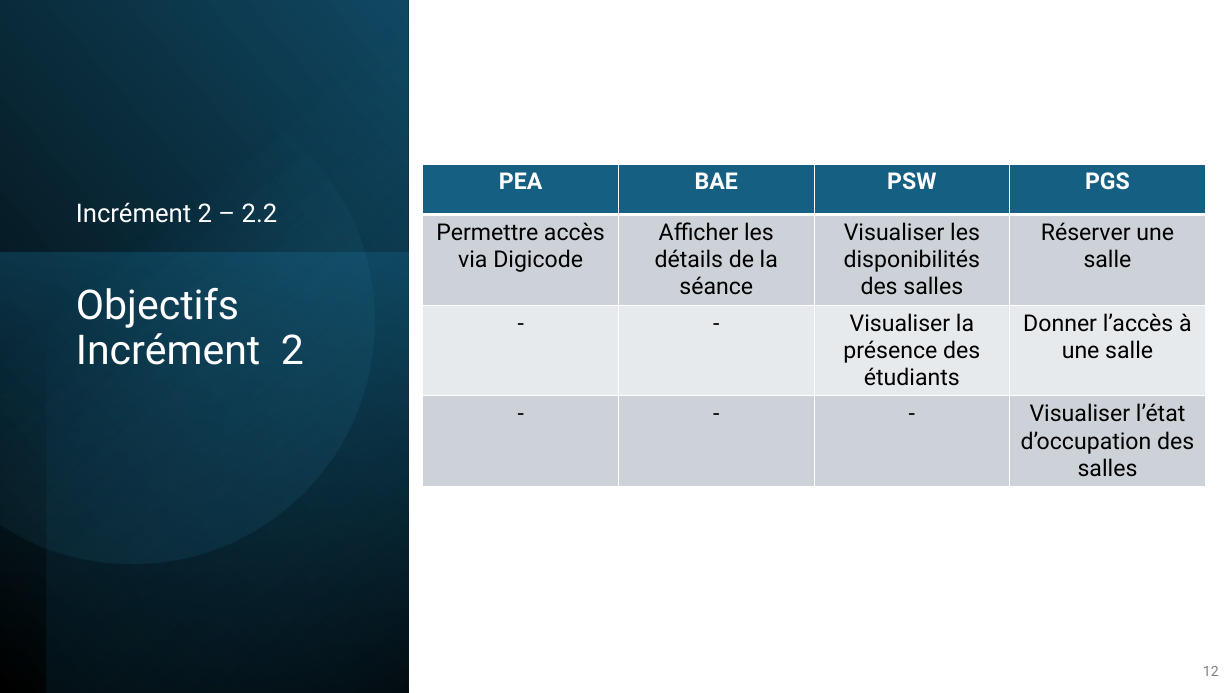
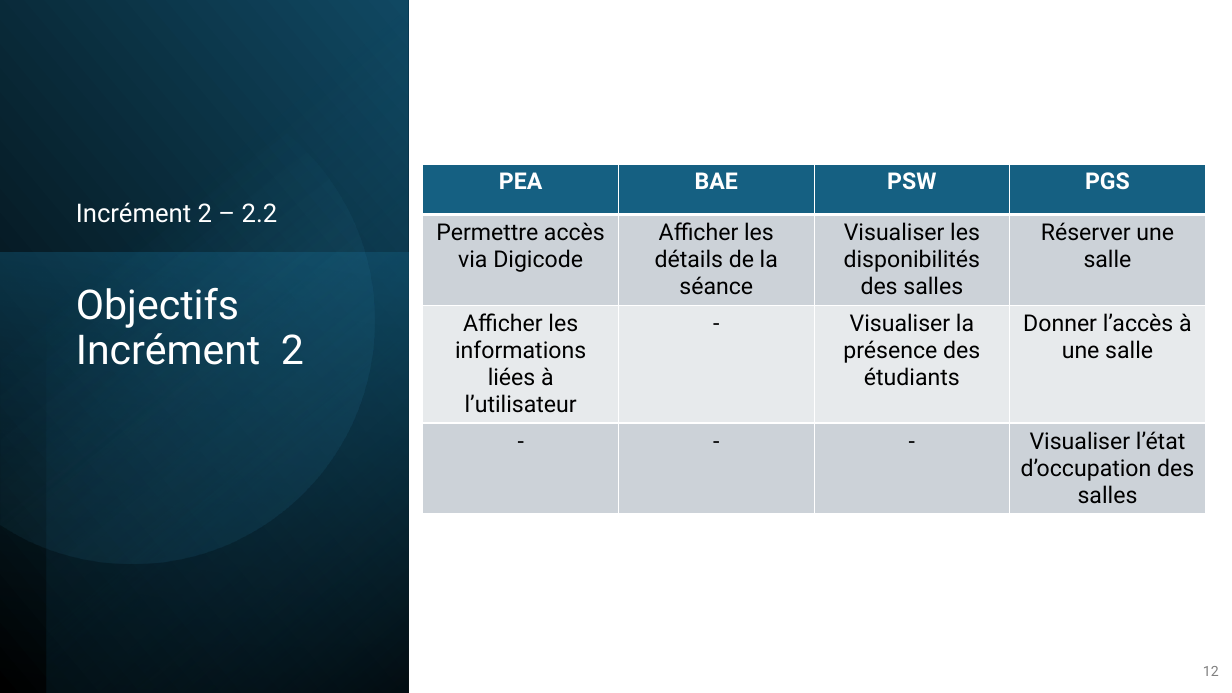
Before and after one commit to RobinMartineau/Acc-s-campus-, a slide deck: slide 12 of BDD/Présentation/BDD.pptx. Drawn at 1232x693 pixels with LibreOffice and Linux fonts; fonts in the diff are those of the drawing. Boxes give left, top, right and bottom in pixels: in the first picture for what was removed or moved away, otherwise in the second. Text is boxed around its words. In the diff, an @@ line names an element or a change of style, - is before the commit and + after.

```diff
--- a/BDD/Présentation/BDD.pptx
+++ b/BDD/Présentation/BDD.pptx
@@ table at [423,164,1207,519] @@
-row 3, column 1: -
+row 3, column 1: Afficher les informations liées à l’utilisateur
```
Also in this commit, not shown: 1 other slide changed, 6 other files.
